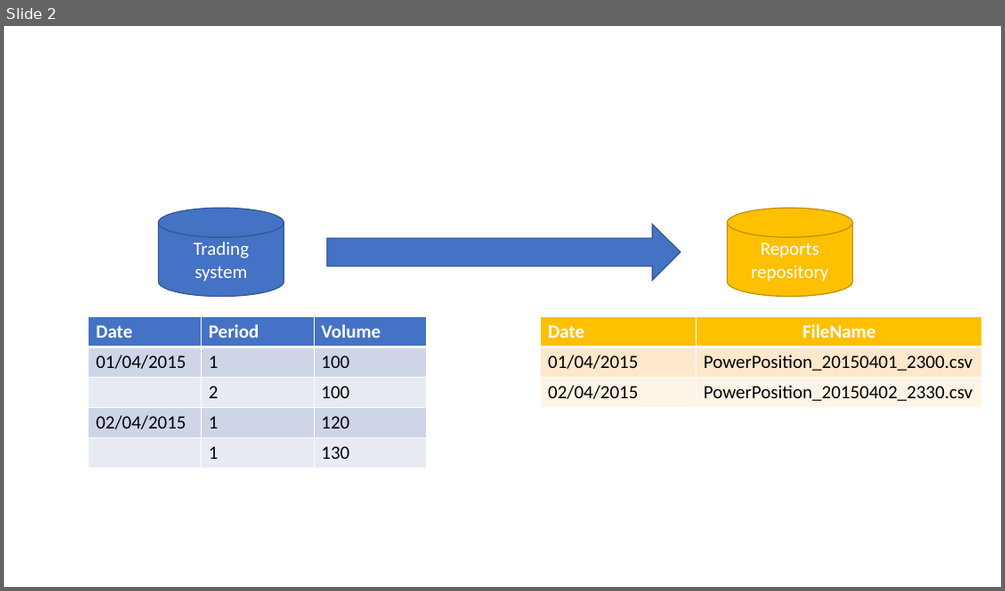
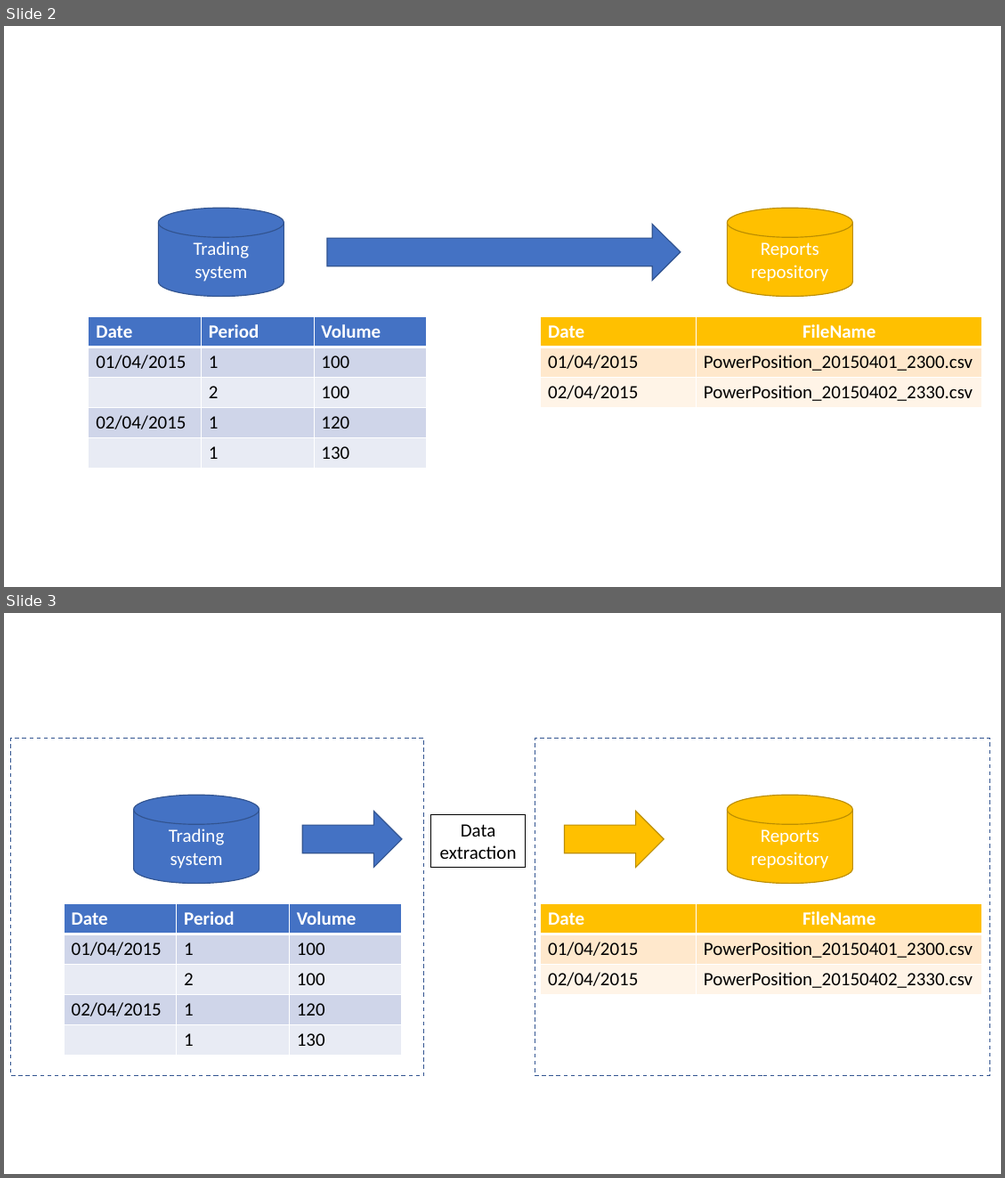
Before and after one commit to sdg002/AnyDotnetStuff, a slide deck: ContosoTradingReportGenerator/docs/ContosoTradingAggregator.pptx. Shown one above the other, each under a label of ours: slide 2 before the commit, slides 2 and 3 after it. The pictures are 1005x591 and 1005x1178 pixels, drawn with LibreOffice and Linux fonts; fonts in the diff are those of the drawing. Boxes give left, top, right and bottom in pixels: in the first picture for what was removed or moved away, otherwise in the second. Text is boxed around its words. In the diff, an @@ line names an element or a change of style, - is before the commit and + after.

```diff
--- a/ContosoTradingReportGenerator/docs/ContosoTradingAggregator.pptx
+++ b/ContosoTradingReportGenerator/docs/ContosoTradingAggregator.pptx
@@ slide 3 added at (4,613,1001,1174), background #FFFFFF @@
@@ rectangle added at (11,738,423,1075), outline #325491 1 pt dashed @@
@@ rectangle added at (535,738,989,1075), outline #325491 1 pt dashed @@
@@ cylinder added at (133,795,259,883), fill #4472C4, outline #325491 1 pt, 18 pt, text #FFFFFF @@
+Trading system
@@ cylinder added at (727,795,853,883), fill #FFC000, outline #BD8E00 1 pt, 18 pt, text #FFFFFF @@
+Reports repository
@@ right arrow added at (302,811,402,868), fill #4472C4, outline #325491 1 pt @@
@@ rectangle added at (431,815,526,868), outline #000000 0.75 pt, 18 pt, text #000000 @@
+Data extraction
@@ right arrow added at (564,811,663,868), fill #FFC000, outline #BD8E00 1 pt @@
@@ table added at (64,903,403,1053), 5 rows, 3 columns @@
+Date | Period | Volume
+01/04/2015 | 1 | 100
+ | 2 | 100
+02/04/2015 | 1 | 120
+ | 1 | 130
@@ table added at (541,903,983,993), 3 rows, 2 columns @@
+Date | FileName
+01/04/2015 | PowerPosition_20150401_2300.csv
+02/04/2015 | PowerPosition_20150402_2330.csv
```
Also in this commit, not shown: 4 other files.
